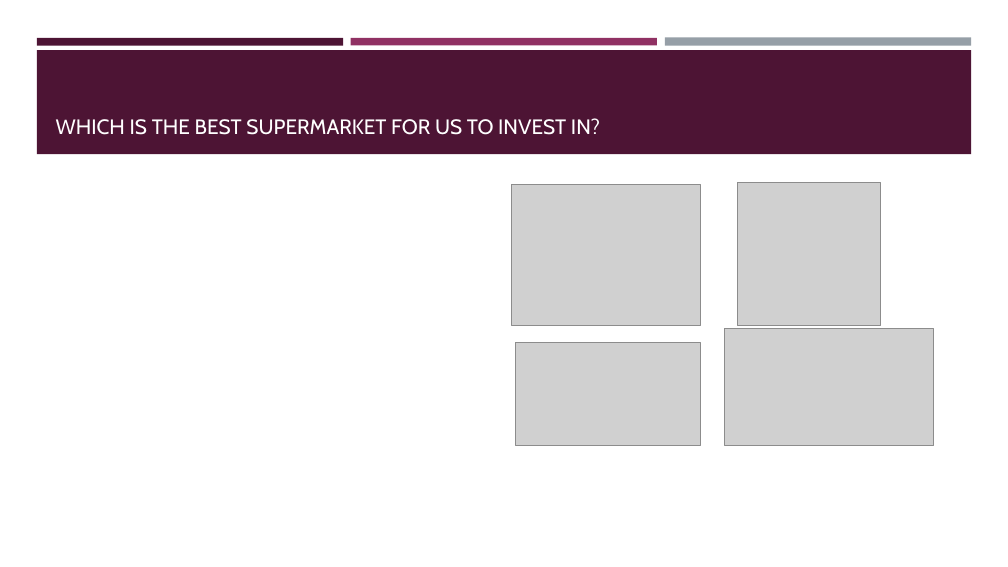
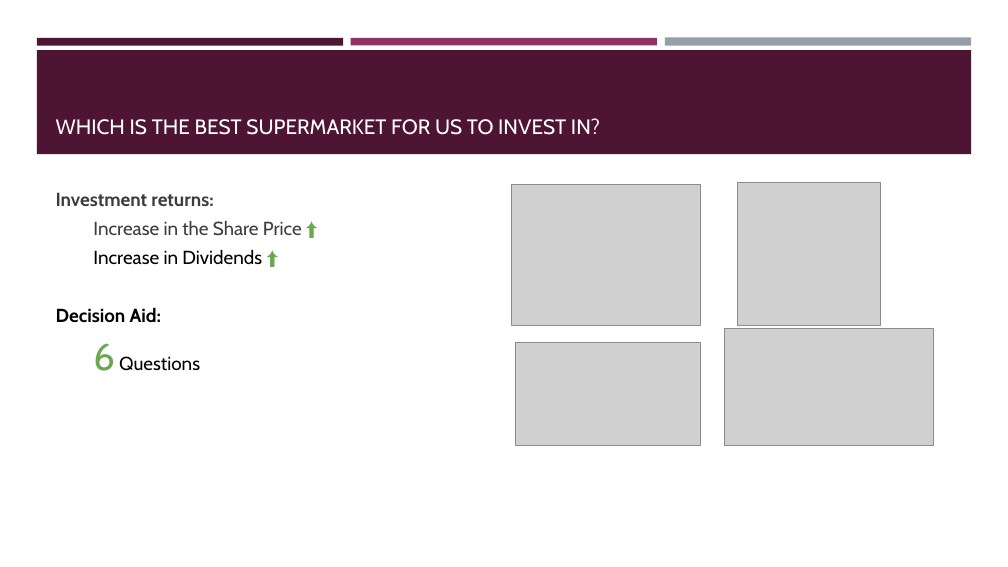
Before and after one commit to drchid1/Team-Project-Group-3---Finance-, a slide deck: slide 3 of presentation/Group 3 – FINANCIAL ANALYSIS.pptx. Drawn at 1008x567 pixels with LibreOffice and Linux fonts; fonts in the diff are those of the drawing; grey boxes stand for pictures. Boxes give left, top, right and bottom in pixels: in the first picture for what was removed or moved away, otherwise in the second. Text is boxed around its words. In the diff, an @@ line names an element or a change of style, - is before the commit and + after.

```diff
--- a/presentation/Group 3 – FINANCIAL ANALYSIS.pptx
+++ b/presentation/Group 3 – FINANCIAL ANALYSIS.pptx
@@ text added at <box>56,192,302,371</box>, 18 pt, text #3D3D3D @@
+Investment returns:
+Increase in the Share Price ⬆
+Increase in Dividends ⬆
+Decision Aid:
+6 Questions
```
Also in this commit, not shown: 4 other slides changed, 2 slides added, 1 slide removed.
